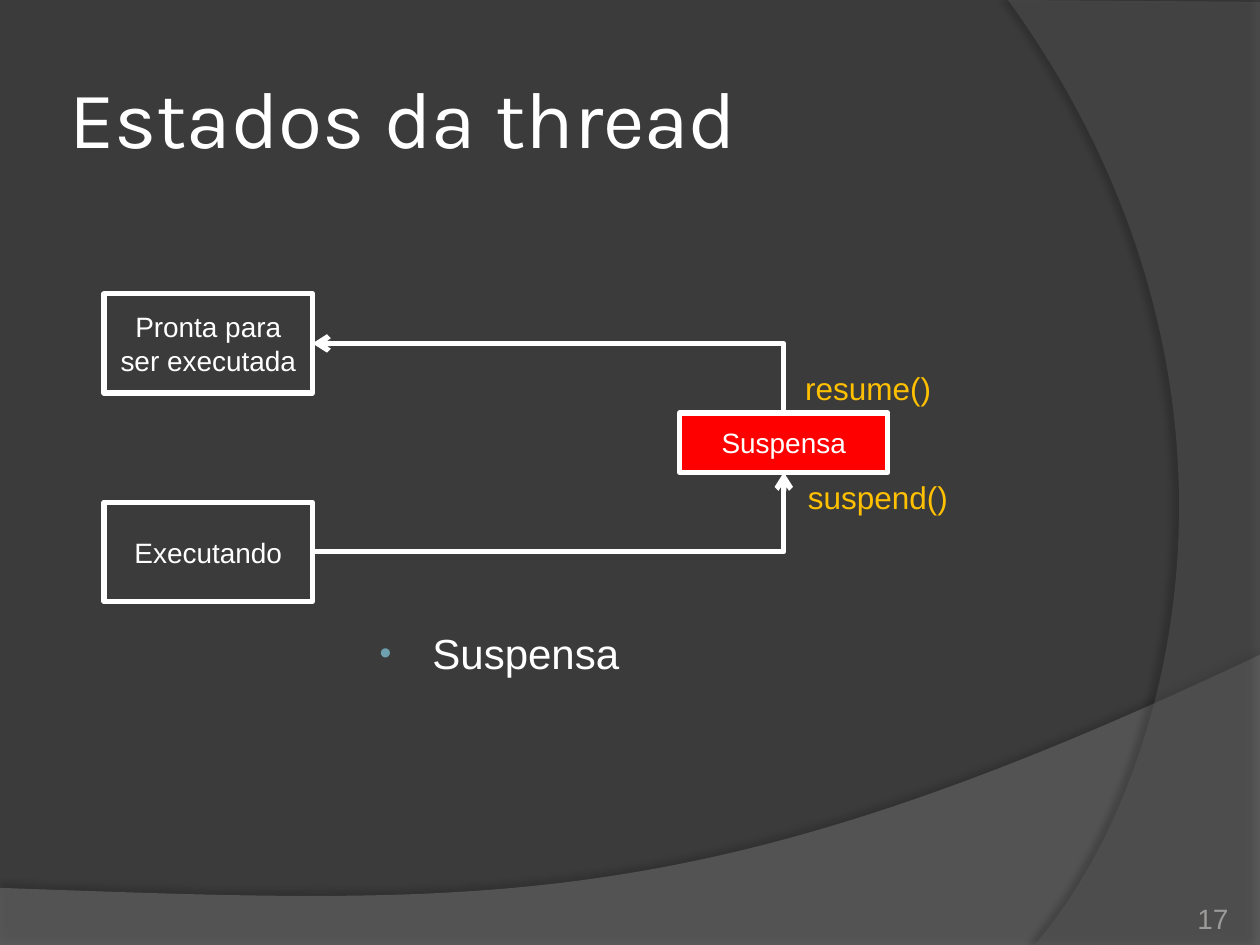
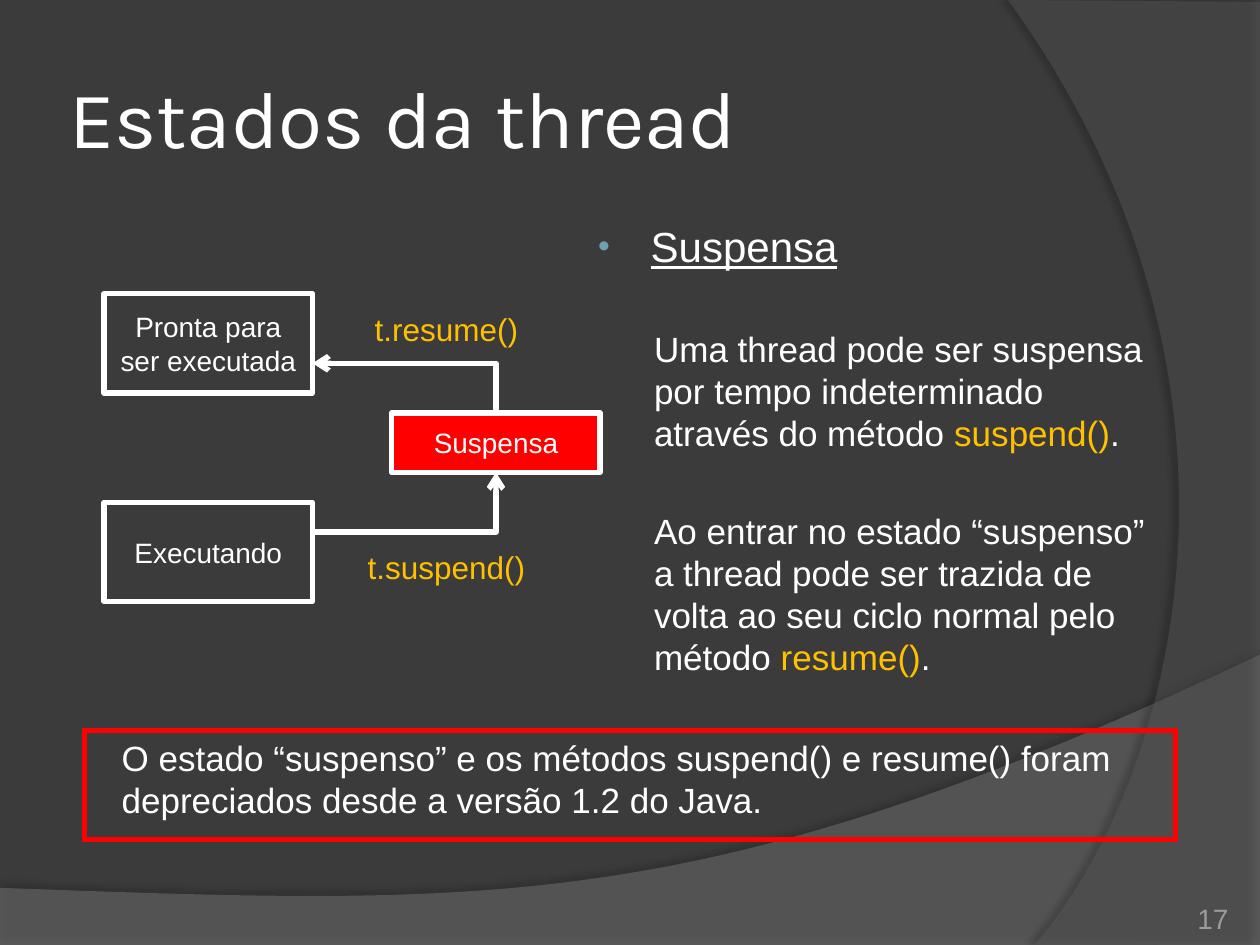
Before and after one commit to duchesqui/slzvieira-training, a slide deck: slide 17 of 2-Java-Programmer-Modulo-II/14.Capitulo08.pptx. Drawn at 1260x945 pixels with LibreOffice and Linux fonts; fonts in the diff are those of the drawing. Boxes give left, top, right and bottom in pixels: in the first picture for what was removed or moved away, otherwise in the second. Text is boxed around its words. In the diff, an @@ line names an element or a change of style, - is before the commit and + after.

Commit message:
Capítulo 8: Estados da thread.

```diff
--- a/2-Java-Programmer-Modulo-II/14.Capitulo08.pptx
+++ b/2-Java-Programmer-Modulo-II/14.Capitulo08.pptx
@@ text "Suspensa": place and size @@
-text "Suspensa" at bbox=[432, 639, 619, 678]
+text "Suspensa" at bbox=[651, 232, 1144, 677]
@@ text at bbox=[651, 232, 838, 271]: underline on in "Suspensa" @@
@@ text at bbox=[375, 318, 518, 347]: text changed @@
-resume()
+t.resume()
@@ text at bbox=[654, 336, 1144, 677]: paragraphs added @@
+  Uma thread pode ser suspensa por tempo indeterminado através do método suspend().
+  Ao entrar no estado “suspenso” a thread pode ser trazida de volta ao seu ciclo normal pelo método resume().
@@ elbow arrow moved from (784, 413) - (312, 344) to (496, 413) - (312, 363) @@
@@ rectangle "Suspensa": place and size @@
-rectangle "Suspensa" at bbox=[679, 413, 887, 472]
+rectangle "Suspensa" at bbox=[392, 413, 600, 472]
@@ elbow arrow moved from (312, 552) - (784, 472) to (312, 532) - (496, 472) @@
@@ text at bbox=[368, 556, 526, 585]: text changed @@
-suspend()
+t.suspend()
@@ text added at bbox=[84, 731, 1176, 840], outline #FF0000 3 pt, 20 pt, text #FFFFFF @@
+O estado “suspenso” e os métodos suspend() e resume() foram depreciados desde a versão 1.2 do Java.
```
Also in this commit, not shown: 6 other slides changed.
